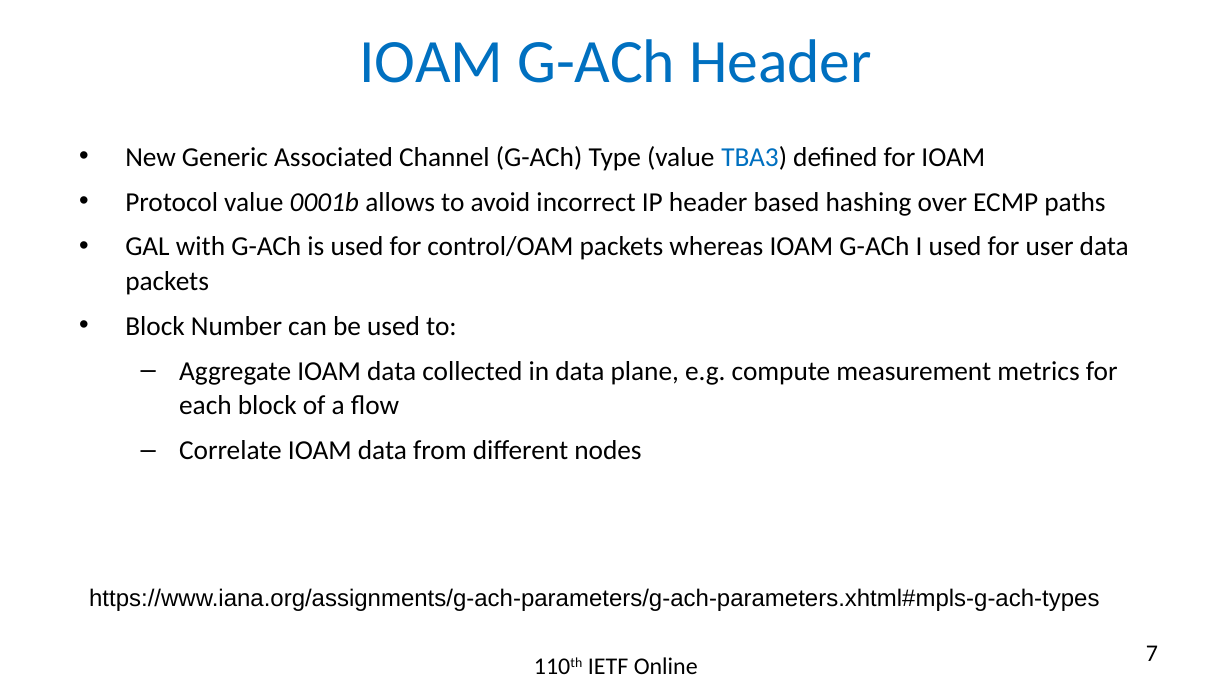
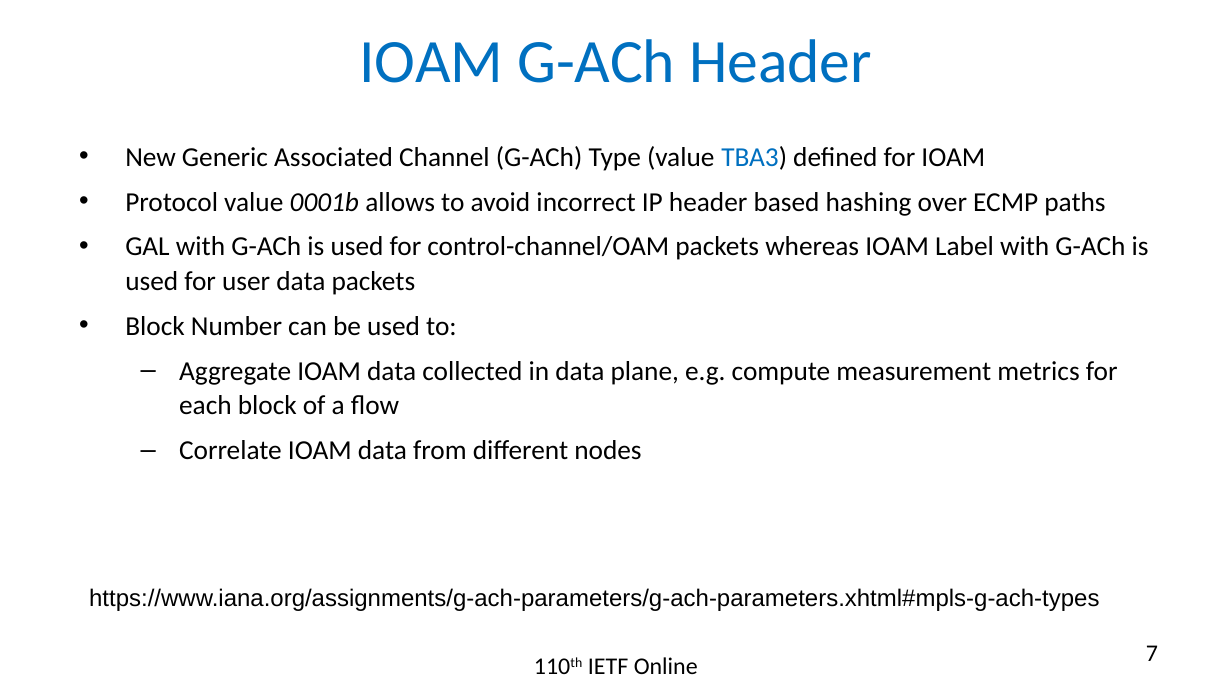
Before and after one commit to rakgandhi/ietf-slides, a slide deck: slide 7 of draft-gandhi-mpls-ioam-sr-06.pptx. Drawn at 1232x693 pixels with LibreOffice and Linux fonts; fonts in the diff are those of the drawing. Boxes give left, top, right and bottom in pixels: in the first picture for what was removed or moved away, otherwise in the second. Text is boxed around its words. In the diff, an @@ line names an element or a change of style, - is before the commit and + after.

```diff
--- a/draft-gandhi-mpls-ioam-sr-06.pptx
+++ b/draft-gandhi-mpls-ioam-sr-06.pptx
@@ text at (125,236,1149,295): text changed @@
-• GAL with G-ACh is used for control/OAM packets whereas IOAM G-ACh I used for user data packets
+• GAL with G-ACh is used for control-channel/OAM packets whereas IOAM Label with G-ACh is used for user data packets
```
Also in this commit, not shown: 6 other slides changed, 1 other file.
